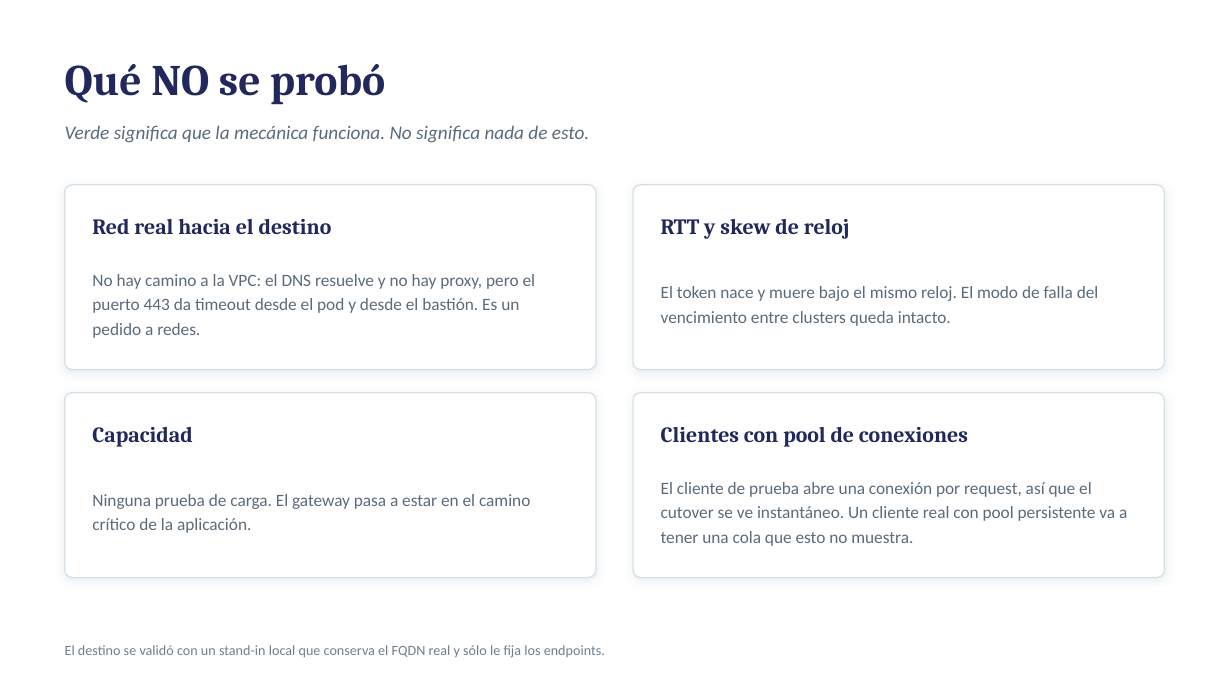
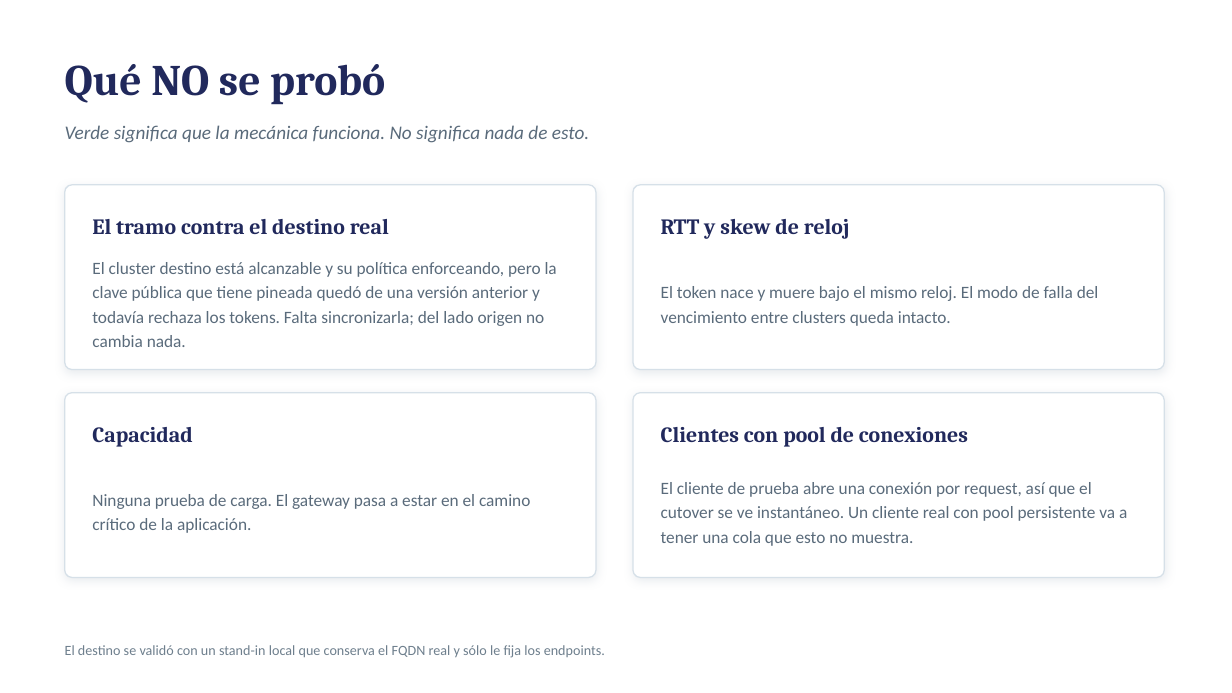
Before and after one commit to ferluko/bgal-kuadrant, a slide deck: slide 9 of poc-egress-kuadrant/poc-egreso-kuadrant-tecnica-2026-08.pptx. Drawn at 1232x693 pixels with LibreOffice and Linux fonts; fonts in the diff are those of the drawing. Boxes give left, top, right and bottom in pixels: in the first picture for what was removed or moved away, otherwise in the second. Text is boxed around its words. In the diff, an @@ line names an element or a change of style, - is before the commit and + after.

Commit message:
Update egress presentation and documentation to reflect recent findings and next steps. Revised key points in the slides to clarify the current status of the EKS cluster connectivity and the need to synchronize the public key. Enhanced HALLAZGOS.md to document the successful validation against the real destination and the implications of the current configuration. Updated README to emphasize the importance of the public key synchronization and its impact on the migration process.

```diff
--- a/poc-egress-kuadrant/poc-egreso-kuadrant-tecnica-2026-08.pptx
+++ b/poc-egress-kuadrant/poc-egreso-kuadrant-tecnica-2026-08.pptx
@@ text at bbox=[92, 219, 389, 234]: text changed @@
-Red real hacia el destino
+El tramo contra el destino real
@@ text at bbox=[92, 262, 557, 347]: text changed @@
-No hay camino a la VPC: el DNS resuelve y no hay proxy, pero el puerto 443 da timeout desde el pod y desde el bastión. Es un pedido a redes.
+El cluster destino está alcanzable y su política enforceando, pero la clave pública que tiene pineada quedó de una versión anterior y todavía rechaza los tokens. Falta sincronizarla; del lado origen no cambia nada.
```
Also in this commit, not shown: 1 other slide changed, 7 other files.
